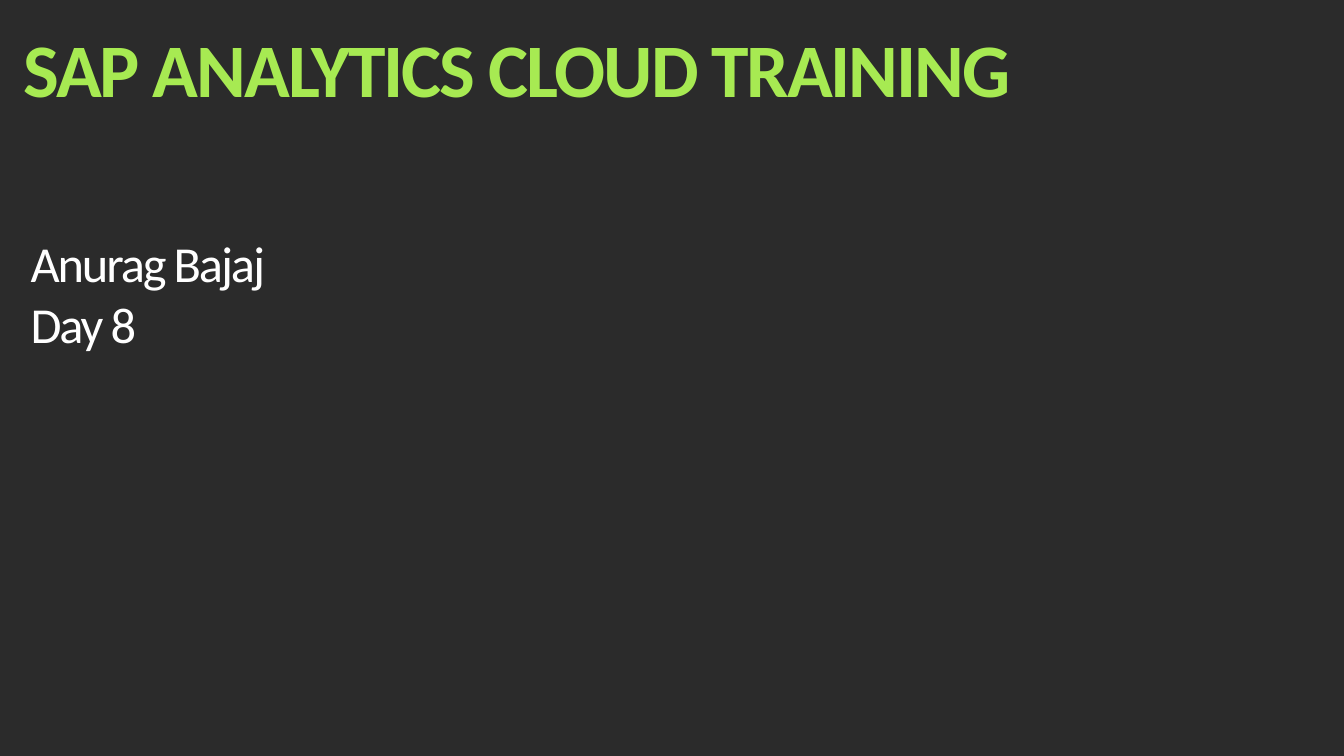
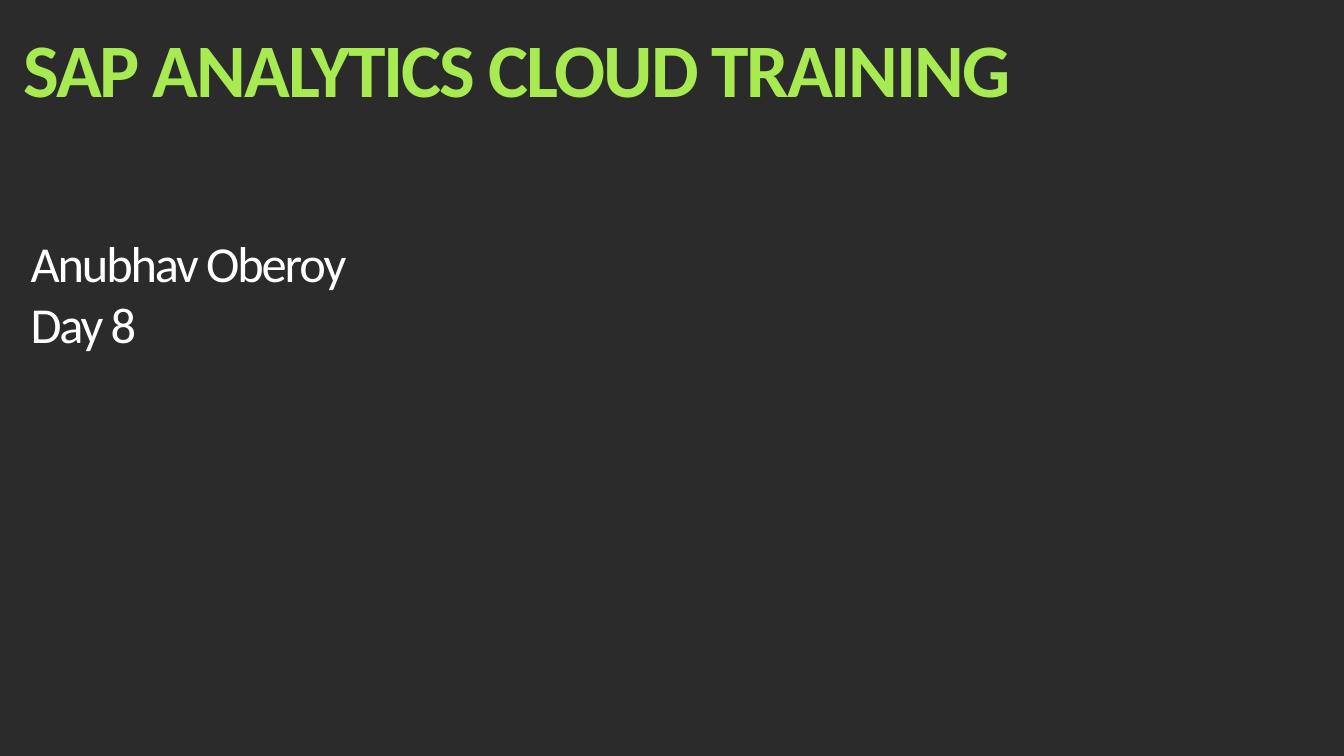
Before and after one commit to soyuztechnologies/EY_SAC_Feb2022, a slide deck: slide 1 of day 8/SAC_Training Day 8.pptx. Drawn at 1344x756 pixels with LibreOffice and Linux fonts; fonts in the diff are those of the drawing; background and template pictures are left out; a plain dark background stands for a picture behind light text. Boxes give left, top, right and bottom in pixels: in the first picture for what was removed or moved away, otherwise in the second. Text is boxed around its words. In the diff, an @@ line names an element or a change of style, - is before the commit and + after.

```diff
--- a/day 8/SAC_Training Day 8.pptx
+++ b/day 8/SAC_Training Day 8.pptx
@@ text at <box>31,247,346,290</box>: text changed @@
-Anurag Bajaj
+Anubhav Oberoy
```
Also in this commit, not shown: 6 other slides changed, 2 slides added, 8 slides removed, 50 other files.
